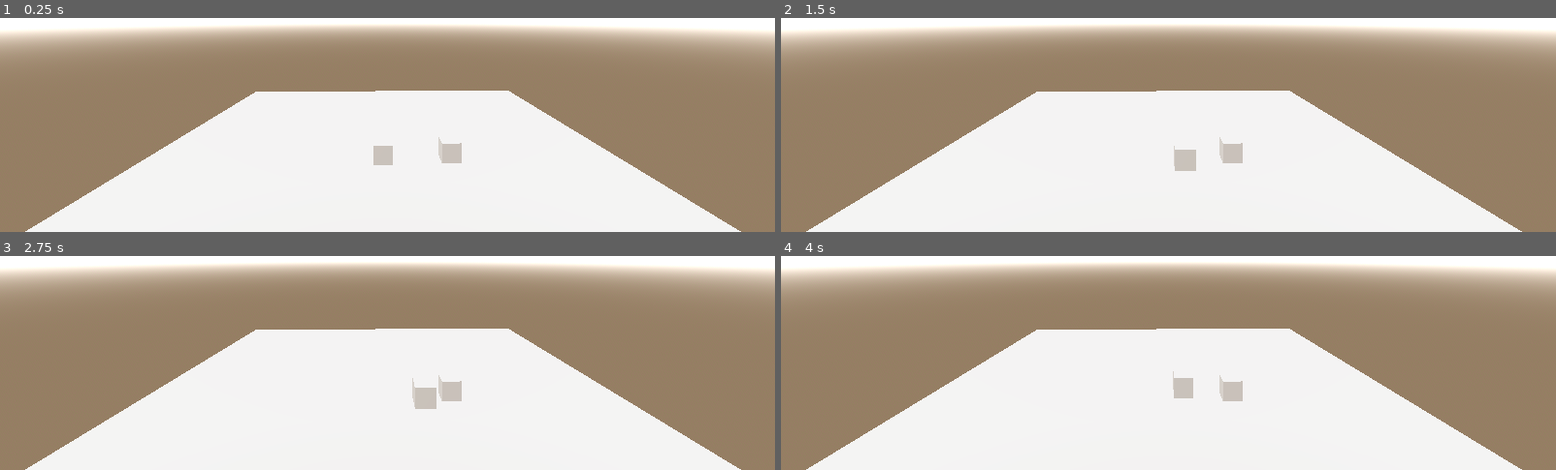
Above: before the commit, frames 1-4 (two rows, left to right).
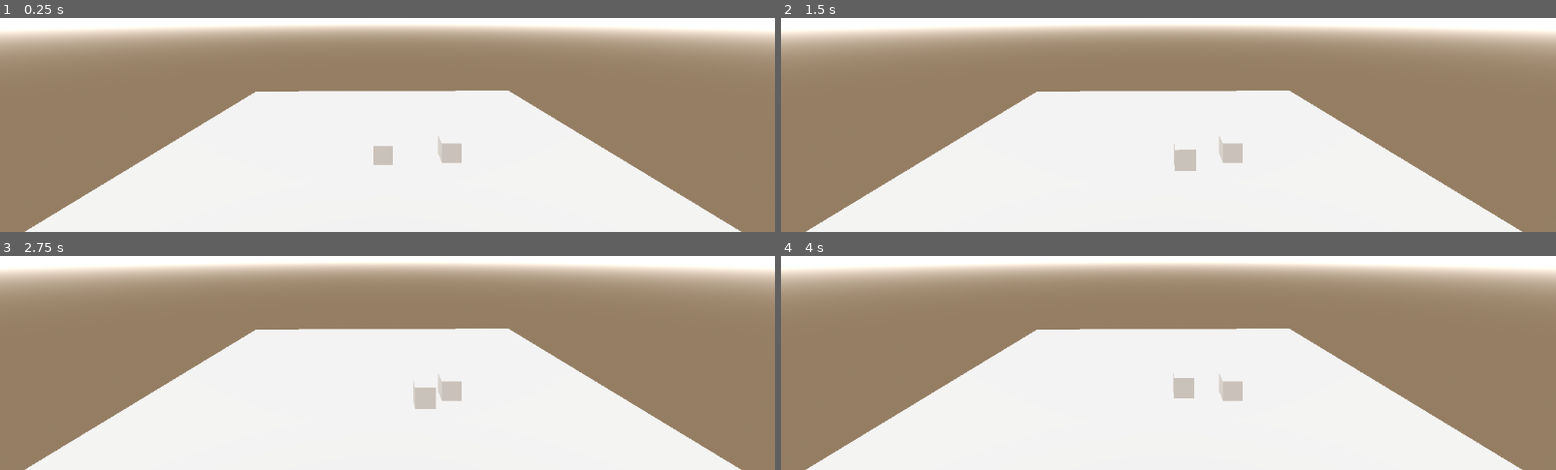
Above: after the commit, the same moments.

Repository: JCoMcL/ggj-smart-casual
Game: Godot game, scene res://root.tscn
The game is run twice, just before and just after one commit, with the same random seed, the same clock (stepped at 60 frames per second) and the same inputs. Before the commit the project starts from res://test_level.tscn.
Inputs:
- Up to frame 1 (0.25 s): no input
- Up to frame 2 (1.5 s): tap Enter at 0.5 s; hold D (right) 0.53-1.28 s; tap Space at 1.25 s; hold S (down) from 1.28 s (still down)
- Up to frame 3 (2.75 s): tap Enter at 2 s; release S (down) at 2.03 s; hold D (right) from 2.03 s (still down)
- Up to frame 4 (4 s): tap Space at 2.75 s; release D (right) at 2.78 s; hold W (up) 2.78-3.53 s; tap Enter at 3.5 s; hold A (left) from 3.53 s (still down)

The runs differ from the first frame. In frame 1, 0.3% of the frame differs, in the area x 3-96%, y 33-100%; in frame 2, 0.3%; in frame 3, 0.3%; in frame 4, 0.3%.

Commit message:
add level switching

Diff:
--- a/Collision.gd
+++ b/Collision.gd
@@ -11,4 +11,4 @@
 
 func nudge(direction: Vector3):
 	print("COLLIDED", direction)
-	Utils.move(self, direction)
+	utils.move(self, direction)
--- a/Roomba.gd
+++ b/Roomba.gd
@@ -13,10 +13,10 @@
 
 func _input(event: InputEvent) -> void:
 	if event.is_action_pressed("up"):
-		Utils.move(self, Vector3.FORWARD)
+		utils.move(self, Vector3.FORWARD)
 	elif event.is_action_pressed("down"):
-		Utils.move(self, Vector3.BACK)
+		utils.move(self, Vector3.BACK)
 	elif event.is_action_pressed("left"):
-		Utils.move(self, Vector3.LEFT)
+		utils.move(self, Vector3.LEFT)
 	elif event.is_action_pressed("right"):
-		Utils.move(self, Vector3.RIGHT)
+		utils.move(self, Vector3.RIGHT)
--- a/project.godot
+++ b/project.godot
@@ -11,9 +11,13 @@
 [application]
 
 config/name="ggj-smart-casual"
-run/main_scene="uid://bljxra7ja81s5"
+run/main_scene="uid://bfs2srvl38btg"
 config/features=PackedStringArray("4.6", "GL Compatibility")
 config/icon="res://icon.svg"
+
+[autoload]
+
+utils="*uid://cagpisp0k4ad8"
 
 [dotnet]
 
--- /dev/null
+++ b/root.gd
@@ -0,0 +1,18 @@
+extends Control
+class_name Root
+
+var SCENES = {
+	&"1": preload("res://test_level.tscn"),
+	&"2": preload("res://test_level_2.tscn"),
+}
+
+func change_scene(id:StringName):
+	assert(SCENES.has(id))
+	var level_scn = SCENES[id]
+	var level = level_scn.instantiate()
+	for c in %SubViewport.get_children():
+		%SubViewport.remove_child(c)
+	%SubViewport.add_child(level)
+
+func _ready() -> void:
+	change_scene("1")
--- /dev/null
+++ b/root.tscn
@@ -0,0 +1,25 @@
+[gd_scene format=3 uid="uid://bfs2srvl38btg"]
+
+[ext_resource type="Script" uid="uid://vynp1swda7df" path="res://root.gd" id="1_pq8q7"]
+
+[node name="Root" type="Control" unique_id=1950327171]
+layout_mode = 3
+anchors_preset = 15
+anchor_right = 1.0
+anchor_bottom = 1.0
+grow_horizontal = 2
+grow_vertical = 2
+script = ExtResource("1_pq8q7")
+
+[node name="SubViewportContainer" type="SubViewportContainer" parent="." unique_id=1446654125]
+layout_mode = 1
+anchors_preset = 15
+anchor_right = 1.0
+anchor_bottom = 1.0
+grow_horizontal = 2
+grow_vertical = 2
+stretch = true
+
+[node name="SubViewport" type="SubViewport" parent="SubViewportContainer" unique_id=1164338855]
+unique_name_in_owner = true
+size = Vector2i(1152, 648)
--- /dev/null
+++ b/test_level_2.tscn
@@ -0,0 +1,64 @@
+[gd_scene format=3 uid="uid://b5vgabfkh61xc"]
+
+[ext_resource type="Script" uid="uid://bm4fghuy1rrrd" path="res://Roomba.gd" id="1_6si8x"]
+[ext_resource type="Script" uid="uid://27dv7gnf1mjb" path="res://Collision.gd" id="2_6vons"]
+
+[sub_resource type="BoxMesh" id="BoxMesh_1c2mv"]
+
+[sub_resource type="WorldBoundaryShape3D" id="WorldBoundaryShape3D_f7g2b"]
+
+[sub_resource type="BoxMesh" id="BoxMesh_4ptq8"]
+
+[sub_resource type="CylinderShape3D" id="CylinderShape3D_sb12i"]
+height = 1.4575195
+radius = 0.7807617
+
+[sub_resource type="ProceduralSkyMaterial" id="ProceduralSkyMaterial_gbhdq"]
+
+[sub_resource type="Sky" id="Sky_y646j"]
+sky_material = SubResource("ProceduralSkyMaterial_gbhdq")
+
+[sub_resource type="Environment" id="Environment_lnbra"]
+background_mode = 2
+background_energy_multiplier = 2.92
+sky = SubResource("Sky_y646j")
+
+[sub_resource type="CylinderShape3D" id="CylinderShape3D_gojnm"]
+
+[node name="Node3D" type="Node3D" unique_id=1621046168]
+
+[node name="Floor" type="StaticBody3D" parent="." unique_id=1526893810]
+
+[node name="FloorMesh" type="MeshInstance3D" parent="Floor" unique_id=1676867929]
+transform = Transform3D(25, 0, 0, 0, 0.5, 0, 0, 0, 25, 0, 0, 0)
+mesh = SubResource("BoxMesh_1c2mv")
+
+[node name="CollisionShape3D" type="CollisionShape3D" parent="Floor" unique_id=937061227]
+shape = SubResource("WorldBoundaryShape3D_f7g2b")
+
+[node name="Roomba" type="CharacterBody3D" parent="." unique_id=349777762]
+transform = Transform3D(1, 0, 0, 0, 1, 0, 0, 0, 1, 0, 0.7186346, 0.8516731)
+script = ExtResource("1_6si8x")
+
+[node name="MeshInstance3D" type="MeshInstance3D" parent="Roomba" unique_id=1037069792]
+mesh = SubResource("BoxMesh_4ptq8")
+
+[node name="CollisionShape3D" type="CollisionShape3D" parent="Roomba" unique_id=503304666]
+transform = Transform3D(1, 0, 0, 0, 1, 0, 0, 0, 1, 0, -0.27124023, 0)
+shape = SubResource("CylinderShape3D_sb12i")
+
+[node name="Camera3D" type="Camera3D" parent="." unique_id=468441264]
+transform = Transform3D(0.9998736, 0, -0.015899278, 0, 1, 0, 0.015899278, 0, 0.9998736, 0, 7.8461742, 15.648375)
+
+[node name="WorldEnvironment" type="WorldEnvironment" parent="." unique_id=1511055418]
+environment = SubResource("Environment_lnbra")
+
+[node name="StaticBody3D" type="StaticBody3D" parent="." unique_id=2005261060]
+transform = Transform3D(1, 0, 0, 0, 1, 0, 0, 0, 1, 3.494139, 0.7849462, 0.7750826)
+script = ExtResource("2_6vons")
+
+[node name="CollisionShape3D" type="CollisionShape3D" parent="StaticBody3D" unique_id=433394400]
+shape = SubResource("CylinderShape3D_gojnm")
+
+[node name="MeshInstance3D" type="MeshInstance3D" parent="StaticBody3D" unique_id=237672589]
+mesh = SubResource("BoxMesh_4ptq8")
--- a/utils.gd
+++ b/utils.gd
@@ -1,9 +1,12 @@
 extends Node
 class_name Utils
 
-static func move(n:CollisionObject3D, dir:Vector3):
+func move(n:CollisionObject3D, dir:Vector3):
 	var collision = n.move_and_collide(dir)
 	if collision:
 		var collided_object = collision.get_collider()
 		if collided_object.has_method("nudge"):
 			collided_object.nudge(dir)
+
+func delay(secs):
+	await get_tree().create_timer(secs).timeout
Not shown, added: root.gd.uid
